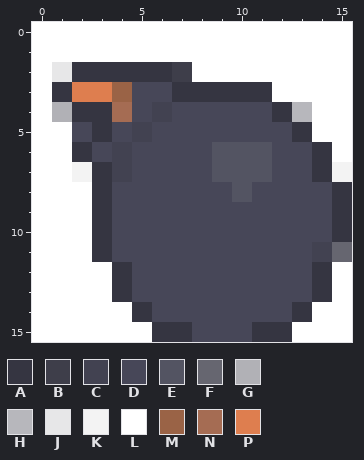
Two states of a pixel-art sprite, res/bomb.png. The picture above is the old version.
The file is 16x16 pixels. Pixels under 10% opacity are left out. Colours within 5 levels of each other are drawn and written as one.
Palette (. is transparent): A #353541  B #3e3e4a  C #424251  D #474758  E #535462  F #666670  G #b1b1b6  H #b7b7bc  J #e7e7e8  K #f3f3f3  L #ffffff  M #9a6346  N #a56c53  P #de7e4f
The result:
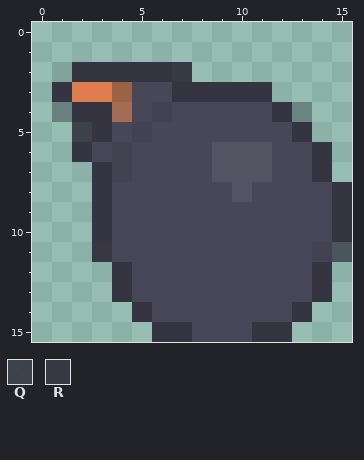
Colours new in this view: Q #34343fe5  R #35353ff9
The exact change:
@@ palette @@
-B #3e3e4a
+B #333340f2
-F #666670
+F #31313fbe
-G #b1b1b6
+G #2f2f3d60
-H #b7b7bc
+H #30303f59
-J #e7e7e8
+J #33333b1e
@@ x 0..15 @@
- 0 LLLLLLLLLLLLLLLL
- 1 LLLLLLLLLLLLLLLL
- 2 LJAAAAABLLLLLLLL
- 3 LAPPMDDAAAAALLLL
- 4 LGAANDCDDDDDAHLL
- 5 LLDADCDDDDDDDALL
- 6 LLADCDDDDEEEDDAL
- 7 LLKACDDDDEEEDDAK
- 8 LLLADDDDDDEDDDDA
- 9 LLLADDDDDDDDDDDA
-10 LLLADDDDDDDDDDDA
-11 LLLADDDDDDDDDDCF
-12 LLLLADDDDDDDDDAL
-13 LLLLADDDDDDDDDAL
-14 LLLLLADDDDDDDALL
-15 LLLLLLAADDDAALLL
+ 0 ................
+ 1 ................
+ 2 .JAAAAAB........
+ 3 .APPMDDAAAAA....
+ 4 .GAANDCDDDDDAH..
+ 5 ..QADCDDDDDDDA..
+ 6 ..ADCDDDDEEEDDA.
+ 7 ...ACDDDDEEEDDA.
+ 8 ...ADDDDDDEDDDDA
+ 9 ...ADDDDDDDDDDDA
+10 ...ADDDDDDDDDDDA
+11 ...RDDDDDDDDDDCF
+12 ....ADDDDDDDDDA.
+13 ....ADDDDDDDDDA.
+14 .....ADDDDDDDA..
+15 ......AADDDAA...
Boxes around the changes in both pictures, in picture pixels (x1, y1, x2, y2):
changed: (32, 22, 352, 342)
